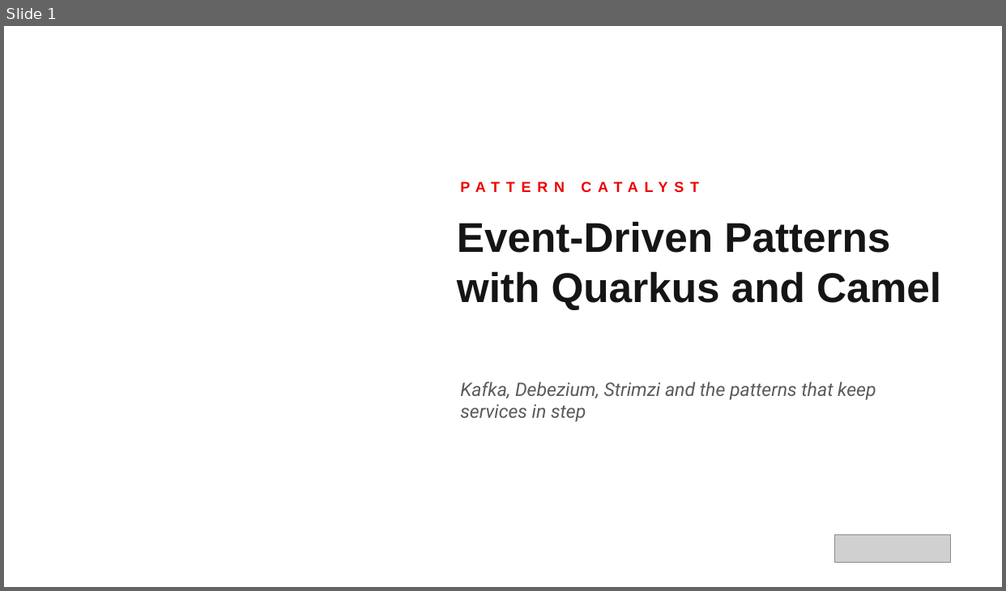
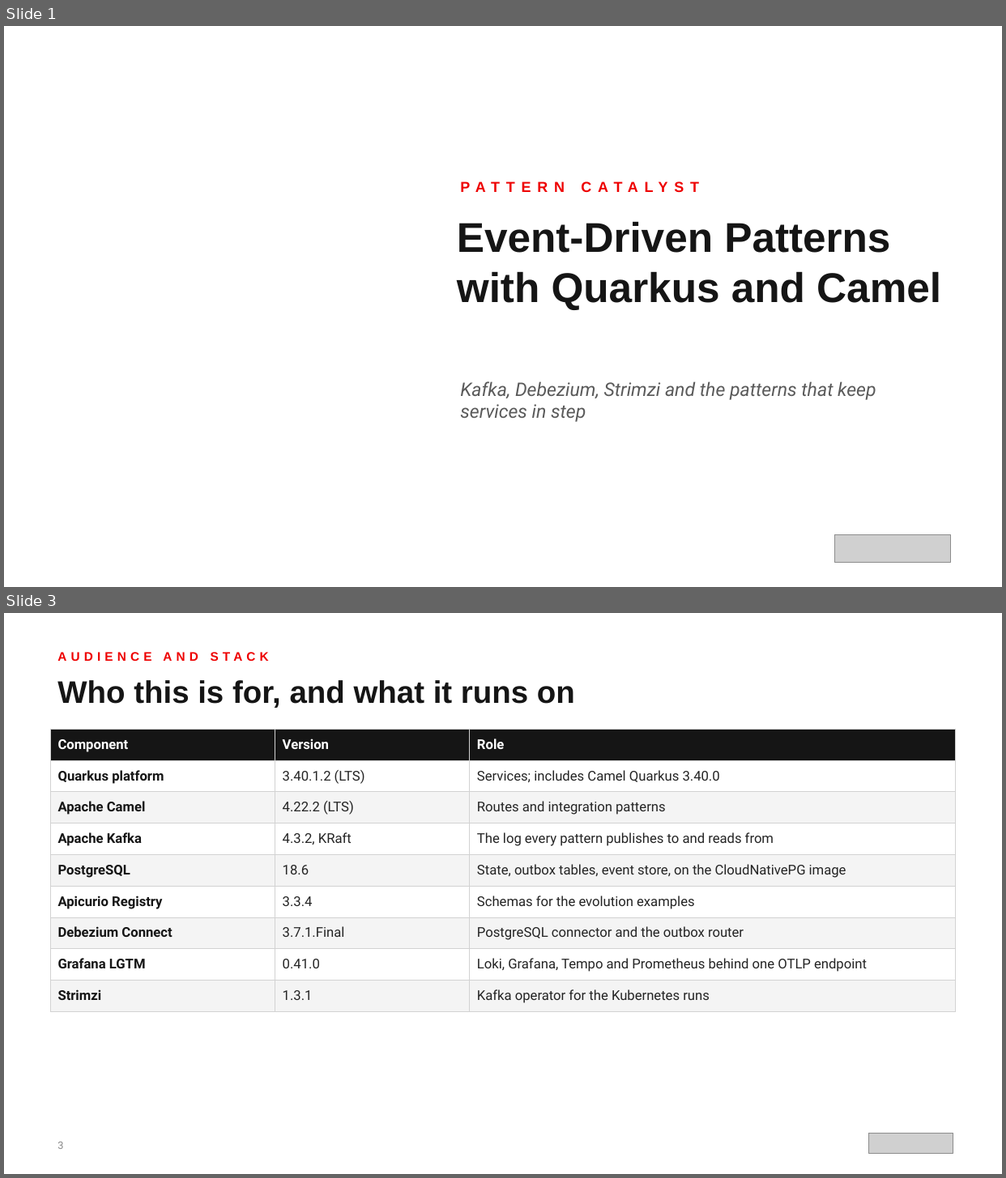
Before and after one commit to patterncatalyst/event-driven-patterns-with-quarkus-and-camel, a slide deck: lgtm-presentation/Event-Driven-Patterns-with-Quarkus-and-Camel.pptx. Shown one above the other, each under a label of ours: slide 1 before the commit, slides 1 and 3 after it; the slides between them are not shown. The pictures are 1006x591 and 1006x1178 pixels, drawn with LibreOffice and Linux fonts; fonts in the diff are those of the drawing; grey boxes stand for pictures; background and template pictures are left out. Boxes give left, top, right and bottom in pixels: in the first picture for what was removed or moved away, otherwise in the second. Text is boxed around its words. In the diff, an @@ line names an element or a change of style, - is before the commit and + after.

Commit message:
chore(r15.0): deck sections, text copy, evidence map

```diff
--- a/lgtm-presentation/Event-Driven-Patterns-with-Quarkus-and-Camel.pptx
+++ b/lgtm-presentation/Event-Driven-Patterns-with-Quarkus-and-Camel.pptx
@@ slide 3 added at bbox=[4, 613, 1002, 1174], background #FFFFFF @@
@@ text added at bbox=[57, 652, 269, 661], 12 pt, text #EE0000, bold @@
+AUDIENCE AND STACK
@@ text added at bbox=[57, 680, 575, 708], 30 pt, text #151515, bold @@
+Who this is for, and what it runs on
@@ table added at bbox=[50, 729, 956, 1007], 9 rows, 3 columns @@
+Component | Version | Role
+Quarkus platform | 3.40.1.2 (LTS) | Services; includes Camel Quarkus 3.40.0
+Apache Camel | 4.22.2 (LTS) | Routes and integration patterns
+Apache Kafka | 4.3.2, KRaft | The log every pattern publishes to and reads from
+PostgreSQL | 18.6 | State, outbox tables, event store, on the CloudNativePG image
+Apicurio Registry | 3.3.4 | Schemas for the evolution examples
+Debezium Connect | 3.7.1.Final | PostgreSQL connector and the outbox router
+Grafana LGTM | 0.41.0 | Loki, Grafana, Tempo and Prometheus behind one OTLP endpoint
+Strimzi | 1.3.1 | Kafka operator for the Kubernetes runs
@@ text added at bbox=[57, 1142, 63, 1149], 10 pt, text #8A8A8A @@
+3
@@ picture added at bbox=[868, 1133, 953, 1153] @@
```
Also in this commit, not shown: 118 other slides added, 1 slide removed, 11 other files.
